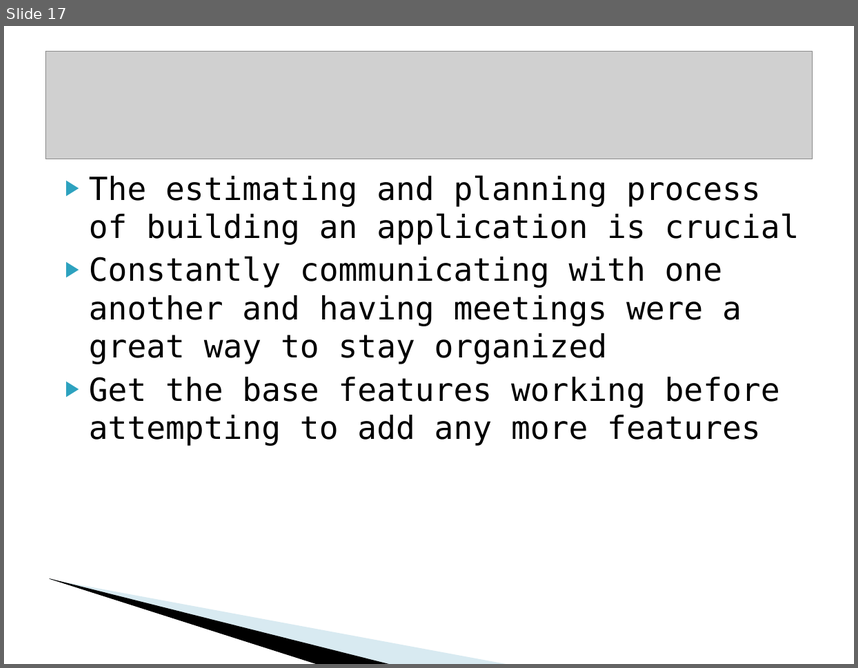
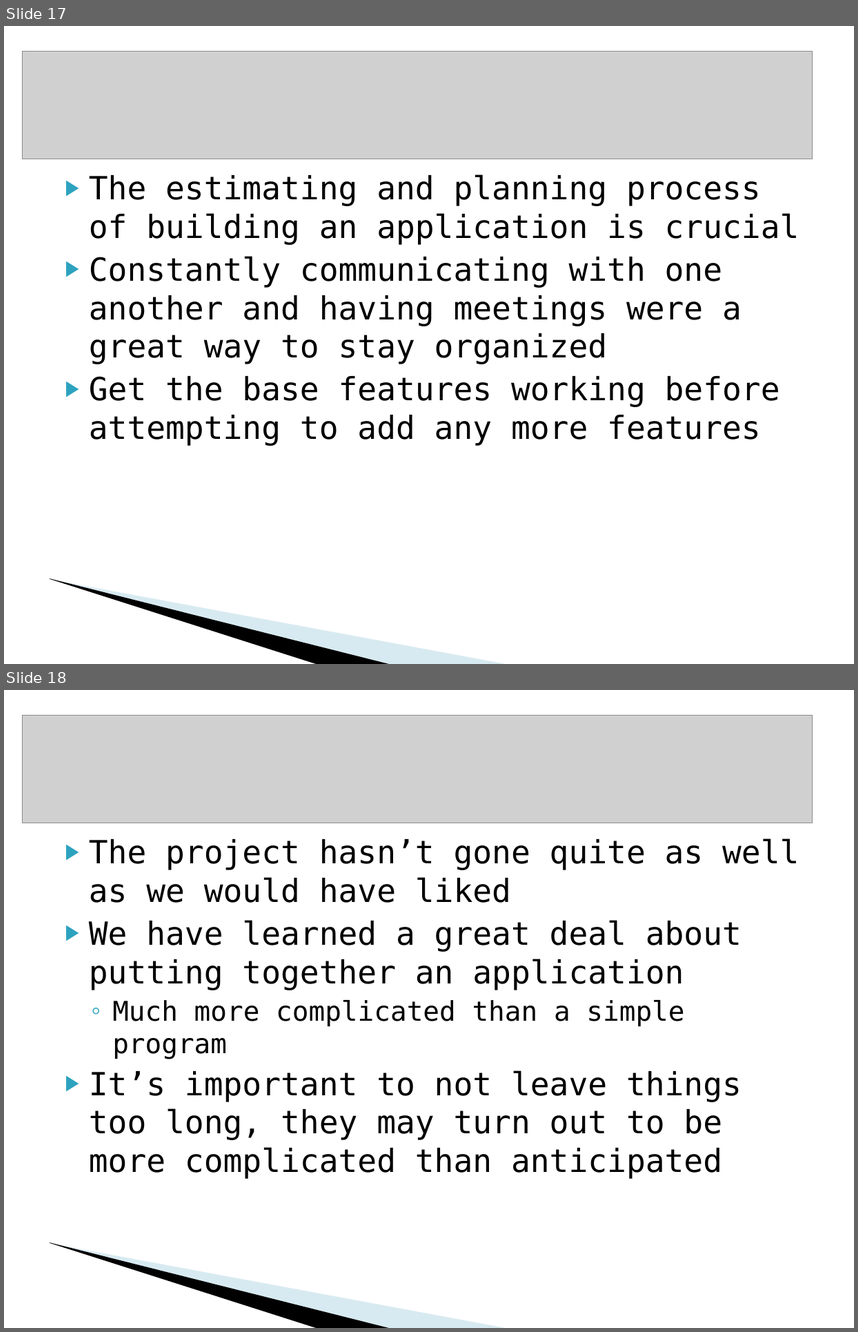
Before and after one commit to COMP3350Group8/Course-Manager, a slide deck: Documentation/COMP3350-Presentation.ppt. Shown one above the other, each under a label of ours: slide 17 before the commit, slides 17 and 18 after it. The pictures are 858x668 and 858x1332 pixels, drawn with LibreOffice and Linux fonts; fonts in the diff are those of the drawing; grey boxes stand for pictures; background and template pictures are left out. Boxes give left, top, right and bottom in pixels: in the first picture for what was removed or moved away, otherwise in the second. Text is boxed around its words. In the diff, an @@ line names an element or a change of style, - is before the commit and + after.

Commit message:
Made some small changes to the PowerPoint, I think we can shortent the first few slides even more. I wrote some stuff for the conclusion, but it isn 't great Added a test for the grader Integration tests can work for the Stub too

```diff
--- a/Documentation/COMP3350-Presentation.ppt
+++ b/Documentation/COMP3350-Presentation.ppt
@@ slide 18 added at [4, 690, 854, 1328], background #FFFFFF; not listed: 2 template elements that a slide beside it also shows @@
@@ picture added at [22, 715, 811, 822] @@
@@ text added at [89, 838, 799, 1179], 27 pt, text #000000 @@
+▶ The project hasn’t gone quite as well as we would have liked
+▶ We have learned a great deal about putting together an application
+  ◦ Much more complicated than a simple program
+▶ It’s important to not leave things too long, they may turn out to be more complicated than anticipated
@@ slide 17 changed as well @@
@@ picture: place and size @@
-picture at [45, 51, 811, 158]
+picture at [22, 51, 811, 158]
```
Also in this commit, not shown: 14 other slides changed, 3 other slides added, 4 slides removed, 5 other files.
